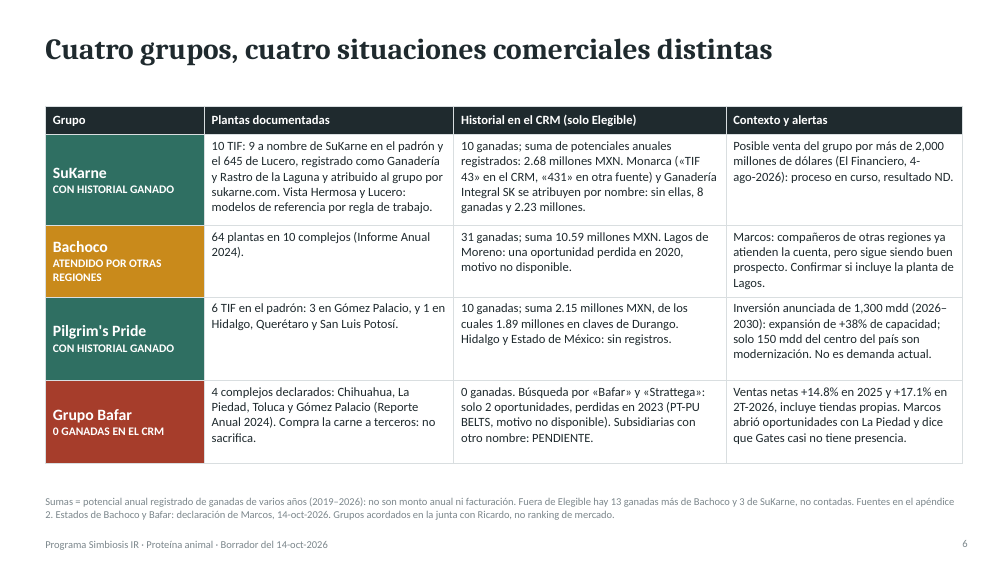
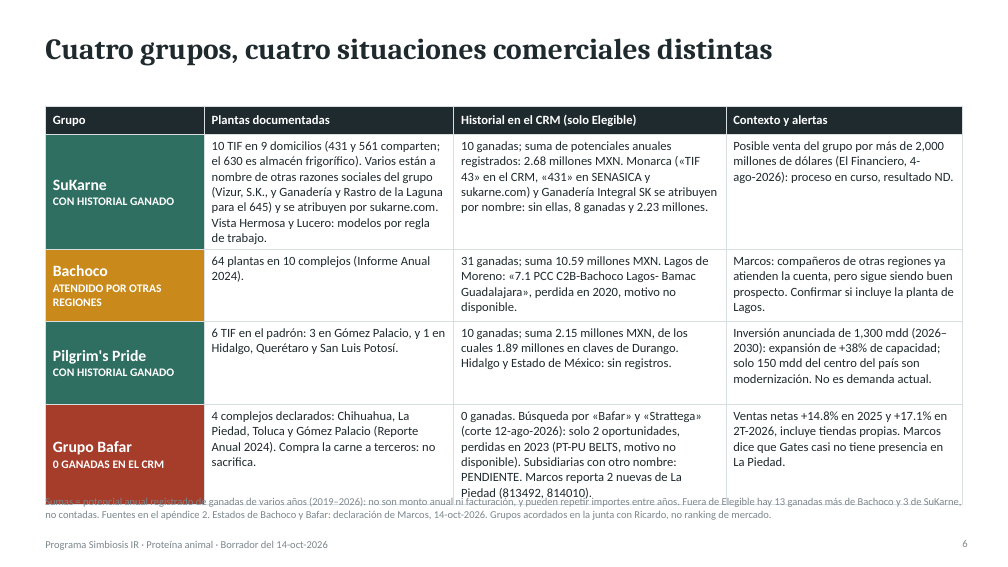
Before and after one commit to Marckqalex/Simbiosis-IR, a slide deck: slide 6 of entregables/Simbiosis_IR_Proteina_Animal_Entregable1.pptx. Drawn at 1008x567 pixels with LibreOffice and Linux fonts; fonts in the diff are those of the drawing. Boxes give left, top, right and bottom in pixels: in the first picture for what was removed or moved away, otherwise in the second. Text is boxed around its words. In the diff, an @@ line names an element or a change of style, - is before the commit and + after.

```diff
--- a/entregables/Simbiosis_IR_Proteina_Animal_Entregable1.pptx
+++ b/entregables/Simbiosis_IR_Proteina_Animal_Entregable1.pptx
@@ table at [45, 106, 963, 504] @@
-row 2, column 2: 10 TIF: 9 a nombre de SuKarne en el padrón y el 645 de Lucero, registrado como Ganadería y Rastro de la Laguna y atribuido al grupo por sukarne.com. Vista Hermosa y Lucero: modelos de referencia por regla de trabajo.
+row 2, column 2: 10 TIF en 9 domicilios (431 y 561 comparten; el 630 es almacén frigorífico). Varios están a nombre de otras razones sociales del grupo (Vizur, S.K., y Ganadería y Rastro de la Laguna para el 645) y se atribuyen por sukarne.com. Vista Hermosa y Lucero: modelos por regla de trabajo.
-row 2, column 3: 10 ganadas; suma de potenciales anuales registrados: 2.68 millones MXN. Monarca («TIF 43» en el CRM, «431» en otra fuente) y Ganadería Integral SK se atribuyen por nombre: sin ellas, 8 ganadas y 2.23 millones.
+row 2, column 3: 10 ganadas; suma de potenciales anuales registrados: 2.68 millones MXN. Monarca («TIF 43» en el CRM, «431» en SENASICA y sukarne.com) y Ganadería Integral SK se atribuyen por nombre: sin ellas, 8 ganadas y 2.23 millones.
-row 3, column 3: 31 ganadas; suma 10.59 millones MXN. Lagos de Moreno: una oportunidad perdida en 2020, motivo no disponible.
+row 3, column 3: 31 ganadas; suma 10.59 millones MXN. Lagos de Moreno: «7.1 PCC C2B-Bachoco Lagos- Bamac Guadalajara», perdida en 2020, motivo no disponible.
-row 5, column 3: 0 ganadas. Búsqueda por «Bafar» y «Strattega»: solo 2 oportunidades, perdidas en 2023 (PT-PU BELTS, motivo no disponible). Subsidiarias con otro nombre: PENDIENTE.
+row 5, column 3: 0 ganadas. Búsqueda por «Bafar» y «Strattega» (corte 12-ago-2026): solo 2 oportunidades, perdidas en 2023 (PT-PU BELTS, motivo no disponible). Subsidiarias con otro nombre: PENDIENTE. Marcos reporta 2 nuevas de La Piedad (813492, 814010).
-row 5, column 4: Ventas netas +14.8% en 2025 y +17.1% en 2T-2026, incluye tiendas propias. Marcos abrió oportunidades con La Piedad y dice que Gates casi no tiene presencia.
+row 5, column 4: Ventas netas +14.8% en 2025 y +17.1% en 2T-2026, incluye tiendas propias. Marcos dice que Gates casi no tiene presencia en La Piedad.
@@ text at [45, 497, 962, 520]: text changed @@
-Sumas = potencial anual registrado de ganadas de varios años (2019–2026): no son monto anual ni facturación. Fuera de Elegible hay 13 ganadas más de Bachoco y 3 de SuKarne, no contadas. Fuentes en el apéndice 2. Estados de Bachoco y Bafar: declaración de Marcos, 14-oct-2026. Grupos acordados en la junta con Ricardo, no ranking de mercado.
+Sumas = potencial anual registrado de ganadas de varios años (2019–2026): no son monto anual ni facturación, y pueden repetir importes entre años. Fuera de Elegible hay 13 ganadas más de Bachoco y 3 de SuKarne, no contadas. Fuentes en el apéndice 2. Estados de Bachoco y Bafar: declaración de Marcos, 14-oct-2026. Grupos acordados en la junta con Ricardo, no ranking de mercado.
```
Also in this commit, not shown: 7 other slides changed, 1 slide added, 8 other files.
